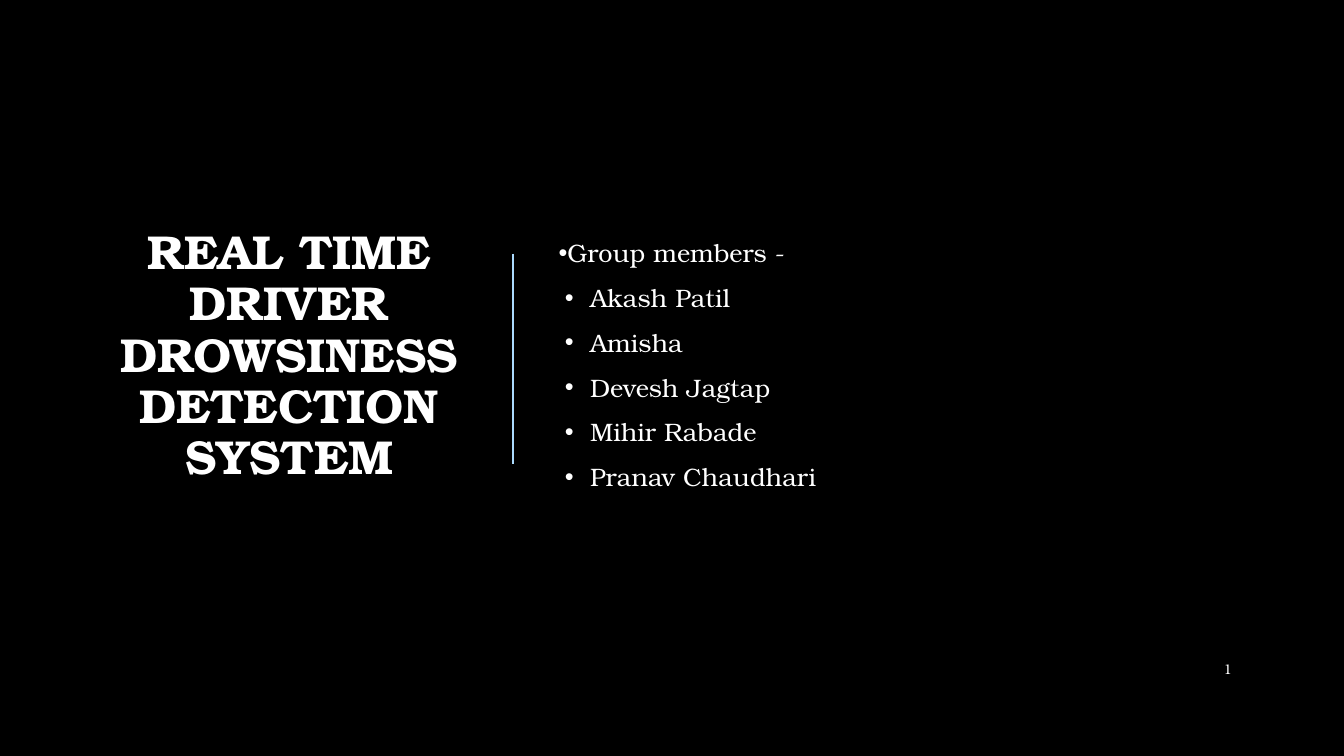
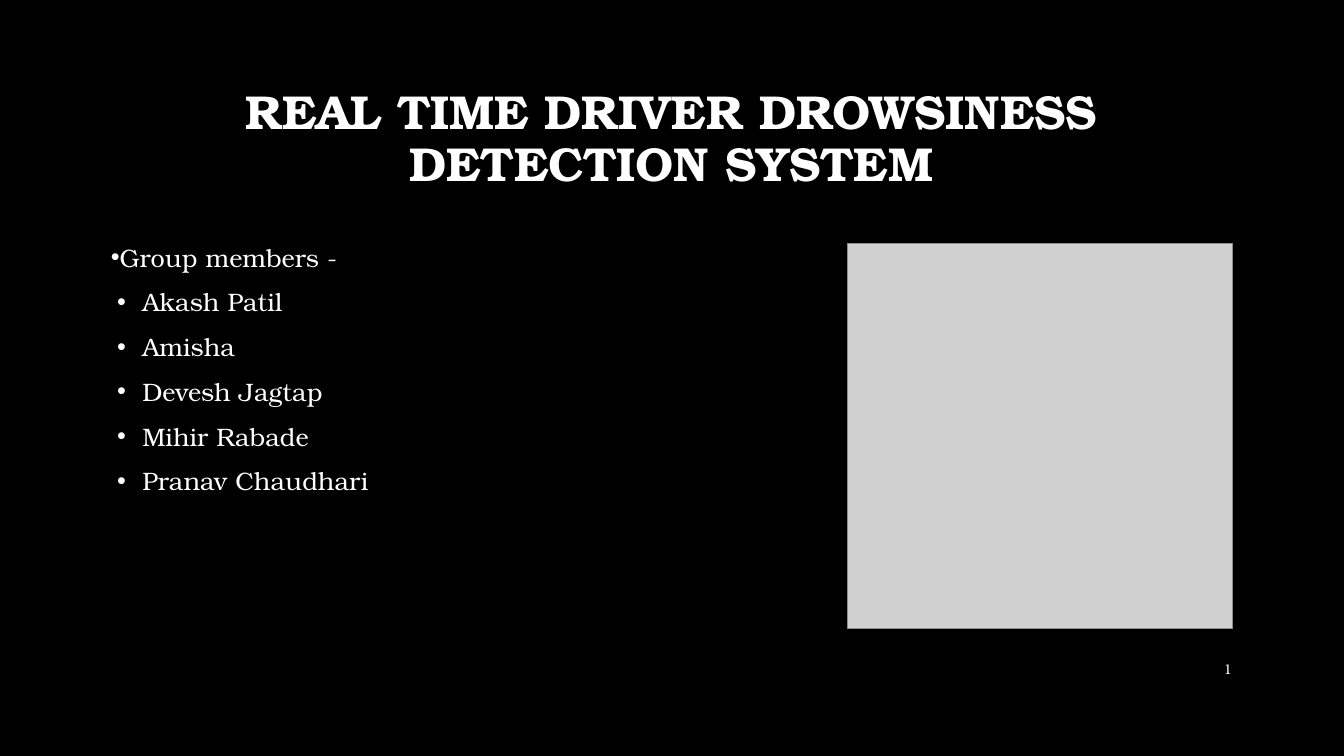
Before and after one commit to MRDGH2821/Drowsiness-Detector, a slide deck: slide 1 of Drowsiness Detector.pptx. Drawn at 1344x756 pixels with LibreOffice and Linux fonts; fonts in the diff are those of the drawing; grey boxes stand for pictures; background and template pictures are left out. Boxes give left, top, right and bottom in pixels: in the first picture for what was removed or moved away, otherwise in the second. Text is boxed around its words. In the diff, an @@ line names an element or a change of style, - is before the commit and + after.

```diff
--- a/Drowsiness Detector.pptx
+++ b/Drowsiness Detector.pptx
@@ text "REAL TIME DRIVER DROWSINESS DETECTION ..." rewrapped from <box>120,236,458,475</box> to <box>245,96,1097,182</box> @@
@@ text "Group members -": place and size @@
-text "Group members -" at <box>567,244,816,487</box>
+text "Group members -" at <box>120,249,368,491</box>
@@ text "Group members -" at <box>120,249,368,491</box>: vertical alignment middle to top @@
@@ line removed from (513, 254) to (513, 465) @@
@@ picture added at <box>848,244,1233,629</box> @@
```
Also in this commit, not shown: 12 other slides changed, 1 slide added.
